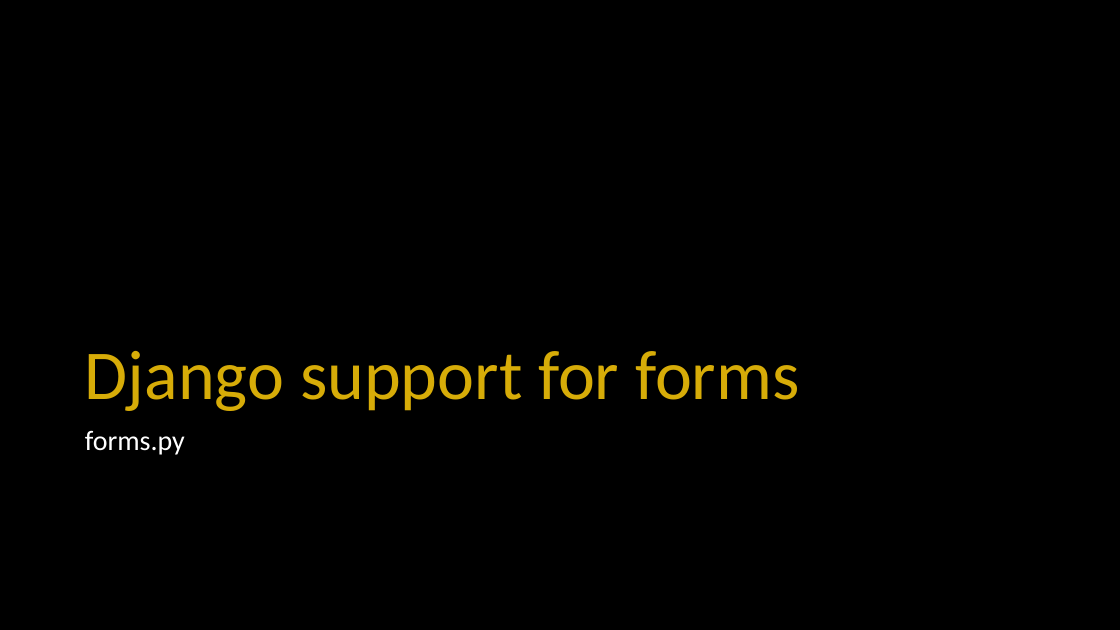
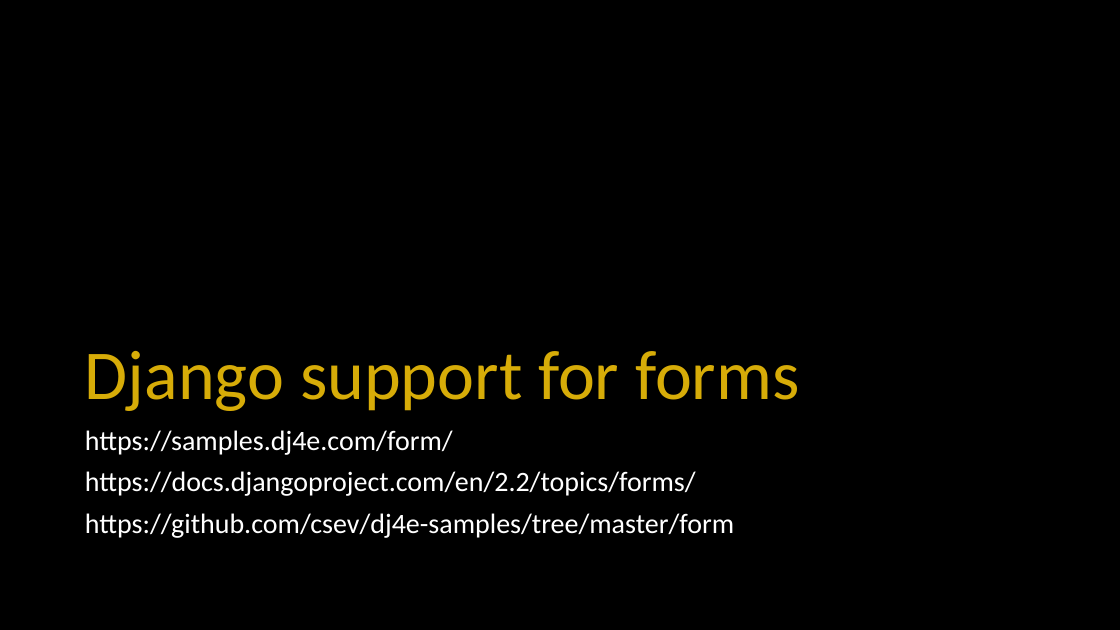
Before and after one commit to csev/dj4e, a slide deck: slide 49 of lectures/DJ-09-Forms.pptx. Drawn at 1120x630 pixels with LibreOffice and Linux fonts; fonts in the diff are those of the drawing. Boxes give left, top, right and bottom in pixels: in the first picture for what was removed or moved away, otherwise in the second. Text is boxed around its words. In the diff, an @@ line names an element or a change of style, - is before the commit and + after.

```diff
--- a/lectures/DJ-09-Forms.pptx
+++ b/lectures/DJ-09-Forms.pptx
@@ text at box(85, 430, 734, 538): text changed @@
-forms.py
+https://samples.dj4e.com/form/
+https://docs.djangoproject.com/en/2.2/topics/forms/
+https://github.com/csev/dj4e-samples/tree/master/form
```
Also in this commit, not shown: 3 slides added, 1 other file.
